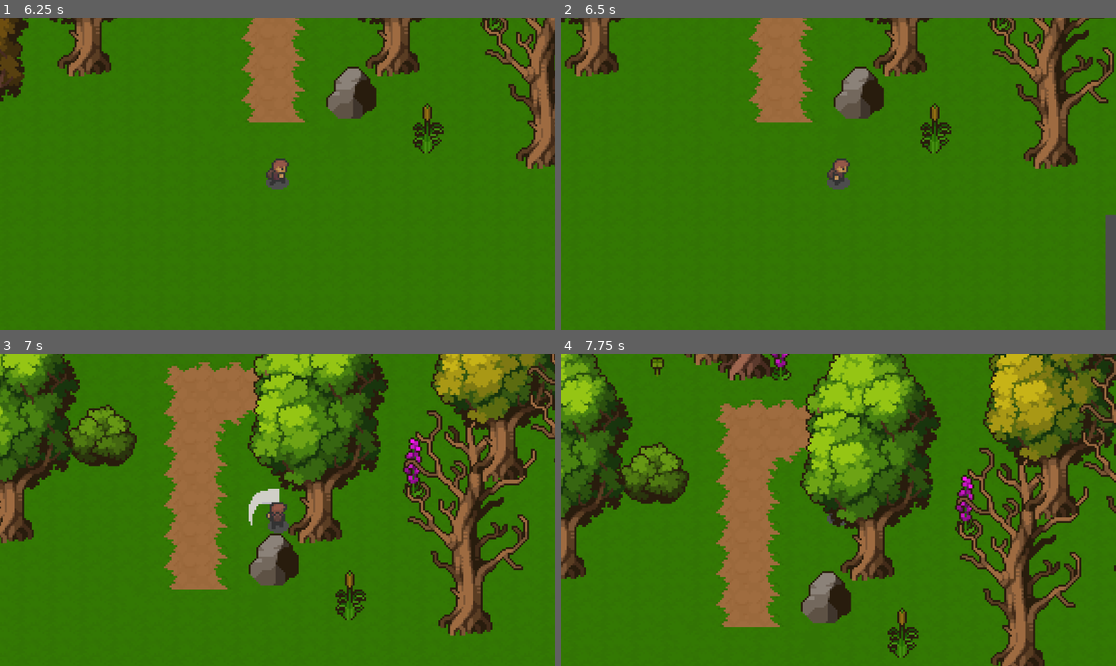
Above: before the commit, frames 1-4 (two rows, left to right).
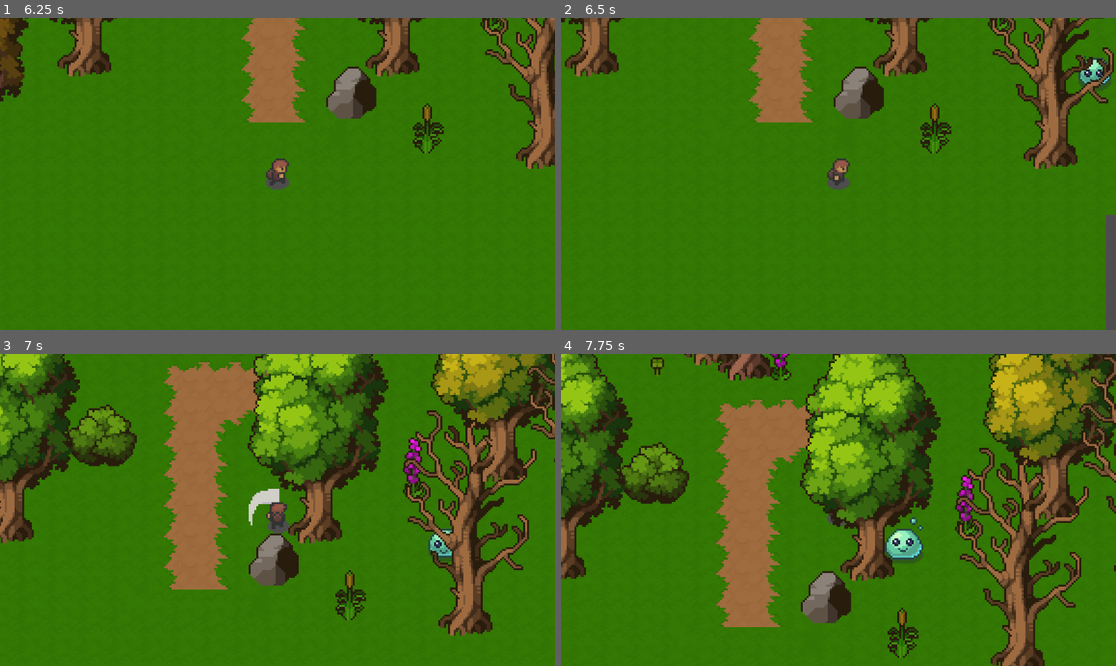
Above: after the commit, the same moments.

Repository: sanket-git-hub/GameX_RetroRemix_ByteKnights
Game: Godot game, scene res://scene/test_map.tscn
The game is run twice, just before and just after one commit, with the same random seed, the same clock (stepped at 60 frames per second) and the same inputs. Before the commit the project has no main scene; this scene is started directly in both runs.
Inputs (mouse positions are in pixels of both pictures, inside the frame that each line leads up to):
- Up to frame 1 (6.25 s): move the mouse to (399, 158) at 0.52 s; hold D (moving_right) 0.53-1.28 s; click (399, 158) at 0.6 s; move the mouse to (166, 189) at 1.27 s; hold S (moving_down) 1.28-2.03 s; click (166, 189) at 1.35 s; move the mouse to (333, 105) at 2.02 s; hold D (moving_right) 2.03-2.78 s; tap Space (dash) at 2.1, 4.35 s; click (333, 105) at 2.3 s; move the mouse to (249, 236) at 2.77 s; hold W (moving_up) 2.78-3.53 s; click (249, 236) at 2.85 s; move the mouse to (444, 220) at 3.52 s; hold A (moving_left) 3.53-5.03 s; click (444, 220) at 3.6 s; move the mouse to (111, 127) at 4.27 s; click (111, 127) at 4.55 s; move the mouse to (305, 174) at 5.02 s; hold S (moving_down) 5.03-5.78 s; click (305, 174) at 5.1 s; move the mouse to (194, 96) at 5.77 s; hold D (moving_right) from 5.78 s (still down); click (194, 96) at 5.85 s
- Up to frame 2 (6.5 s): keep holding D (moving_right)
- Up to frame 3 (7 s): move the mouse to (399, 494) at 6.52 s; release D (moving_right) at 6.53 s; hold W (moving_up) from 6.53 s (still down); tap Space (dash) at 6.6 s; click (399, 494) at 6.8 s
- Up to frame 4 (7.75 s): move the mouse to (727, 525) at 7.27 s; release W (moving_up) at 7.28 s; hold D (moving_right) from 7.28 s (still down); click (727, 525) at 7.35 s

Frame 1 is identical in both runs. In frame 2, 0.3% of the frame differs, in the area x 93-100%, y 12-24%; in frame 3, 0.3%; in frame 4, 0.7%, in the area x 58-66%, y 52-68%.

Commit message:
added slime monster and its animation

Diff:
--- a/project.godot
+++ b/project.godot
@@ -11,6 +11,7 @@
 [application]
 
 config/name="tale of igris"
+run/main_scene="uid://bgw23sucm07o"
 config/features=PackedStringArray("4.6", "Forward Plus")
 config/icon="res://icon.svg"
 
--- a/scene/character_body_2d.tscn
+++ b/scene/character_body_2d.tscn
@@ -628,7 +628,7 @@
 
 [sub_resource type="CapsuleShape2D" id="CapsuleShape2D_cv5x0"]
 
-[node name="player" type="CharacterBody2D" unique_id=1799028444 groups=["player_attack"]]
+[node name="player" type="CharacterBody2D" unique_id=1799028444 groups=["Player", "player_attack"]]
 collision_layer = 8
 collision_mask = 8
 script = ExtResource("1_qug0s")
--- a/scene/slime.tscn
+++ b/scene/slime.tscn
@@ -1,7 +1,119 @@
 [gd_scene format=3 uid="uid://ds6gsmky3tcco"]
 
+[ext_resource type="Script" uid="uid://cl10uxnewp0ia" path="res://scripts/slime.gd" id="1_08lxr"]
+[ext_resource type="Texture2D" uid="uid://bmrp6gcshqcof" path="res://assets/Slime1_Walk_full.png" id="2_p3a6y"]
+
+[sub_resource type="CircleShape2D" id="CircleShape2D_wkhhu"]
+radius = 8.246211
+
+[sub_resource type="AtlasTexture" id="AtlasTexture_q8ldp"]
+atlas = ExtResource("2_p3a6y")
+region = Rect2(0, 0, 64, 64)
+
+[sub_resource type="AtlasTexture" id="AtlasTexture_yn13l"]
+atlas = ExtResource("2_p3a6y")
+region = Rect2(192, 0, 64, 64)
+
+[sub_resource type="AtlasTexture" id="AtlasTexture_pxagv"]
+atlas = ExtResource("2_p3a6y")
+region = Rect2(256, 0, 64, 64)
+
+[sub_resource type="AtlasTexture" id="AtlasTexture_08lxr"]
+atlas = ExtResource("2_p3a6y")
+region = Rect2(0, 0, 64, 64)
+
+[sub_resource type="AtlasTexture" id="AtlasTexture_p3a6y"]
+atlas = ExtResource("2_p3a6y")
+region = Rect2(64, 0, 64, 64)
+
+[sub_resource type="AtlasTexture" id="AtlasTexture_wkhhu"]
+atlas = ExtResource("2_p3a6y")
+region = Rect2(128, 0, 64, 64)
+
+[sub_resource type="AtlasTexture" id="AtlasTexture_oa5pk"]
+atlas = ExtResource("2_p3a6y")
+region = Rect2(192, 0, 64, 64)
+
+[sub_resource type="AtlasTexture" id="AtlasTexture_a0ytv"]
+atlas = ExtResource("2_p3a6y")
+region = Rect2(256, 0, 64, 64)
+
+[sub_resource type="AtlasTexture" id="AtlasTexture_mpwno"]
+atlas = ExtResource("2_p3a6y")
+region = Rect2(320, 0, 64, 64)
+
+[sub_resource type="AtlasTexture" id="AtlasTexture_idadn"]
+atlas = ExtResource("2_p3a6y")
+region = Rect2(384, 0, 64, 64)
+
+[sub_resource type="AtlasTexture" id="AtlasTexture_yudlo"]
+atlas = ExtResource("2_p3a6y")
+region = Rect2(448, 0, 64, 64)
+
+[sub_resource type="SpriteFrames" id="SpriteFrames_oa5pk"]
+animations = [{
+"frames": [{
+"duration": 1.0,
+"texture": SubResource("AtlasTexture_q8ldp")
+}, {
+"duration": 1.0,
+"texture": SubResource("AtlasTexture_yn13l")
+}, {
+"duration": 1.0,
+"texture": SubResource("AtlasTexture_pxagv")
+}],
+"loop": true,
+"name": &"idle",
+"speed": 6.0
+}, {
+"frames": [{
+"duration": 1.0,
+"texture": SubResource("AtlasTexture_08lxr")
+}, {
+"duration": 1.0,
+"texture": SubResource("AtlasTexture_p3a6y")
+}, {
+"duration": 1.0,
+"texture": SubResource("AtlasTexture_wkhhu")
+}, {
+"duration": 1.0,
+"texture": SubResource("AtlasTexture_oa5pk")
+}, {
+"duration": 1.0,
+"texture": SubResource("AtlasTexture_a0ytv")
+}, {
+"duration": 1.0,
+"texture": SubResource("AtlasTexture_mpwno")
+}, {
+"duration": 1.0,
+"texture": SubResource("AtlasTexture_idadn")
+}, {
+"duration": 1.0,
+"texture": SubResource("AtlasTexture_yudlo")
+}],
+"loop": true,
+"name": &"jump",
+"speed": 12.0
+}]
+
+[sub_resource type="CircleShape2D" id="CircleShape2D_08lxr"]
+radius = 6.0827627
+
 [node name="CharacterBody2D" type="CharacterBody2D" unique_id=1688936202]
+script = ExtResource("1_08lxr")
 
-[node name="CollisionShape2D" type="CollisionShape2D" parent="." unique_id=1878316489]
+[node name="hurtbox" type="CollisionShape2D" parent="." unique_id=1878316489]
+shape = SubResource("CircleShape2D_wkhhu")
 
 [node name="AnimatedSprite2D" type="AnimatedSprite2D" parent="." unique_id=2108148933]
+sprite_frames = SubResource("SpriteFrames_oa5pk")
+animation = &"jump"
+frame_progress = 0.24382462
+
+[node name="attack_timer" type="Timer" parent="." unique_id=761396155]
+autostart = true
+
+[node name="AttackArea" type="Area2D" parent="." unique_id=1233703411]
+
+[node name="CollisionShape2D" type="CollisionShape2D" parent="AttackArea" unique_id=163229905]
+shape = SubResource("CircleShape2D_08lxr")
--- a/scene/test_map.tscn
+++ b/scene/test_map.tscn
@@ -6,6 +6,7 @@
 [ext_resource type="Texture2D" uid="uid://c4ie3g5c5gqyq" path="res://map/Vegetation.png" id="4_7l83b"]
 [ext_resource type="Texture2D" uid="uid://dk24e05vd4rk1" path="res://map/Rocks.png" id="5_r885g"]
 [ext_resource type="PackedScene" uid="uid://coxxd0ihvfnxa" path="res://scene/character_body_2d.tscn" id="6_4io6j"]
+[ext_resource type="PackedScene" uid="uid://ds6gsmky3tcco" path="res://scene/slime.tscn" id="7_h4pk7"]
 
 [sub_resource type="TileSetAtlasSource" id="TileSetAtlasSource_4wuf8"]
 texture = ExtResource("1_1tyyu")
@@ -1879,7 +1880,11 @@
 [sub_resource type="TileSet" id="TileSet_gqtbx"]
 sources/0 = SubResource("TileSetAtlasSource_ssfg1")
 
-[node name="TestMap" type="Node2D" unique_id=252074772]
+[sub_resource type="RectangleShape2D" id="RectangleShape2D_h4pk7"]
+size = Vector2(20, 221)
+
+[node name="rout_right" type="Node2D" unique_id=252074772]
+position = Vector2(1, -5)
 
 [node name="water" type="TileMapLayer" parent="." unique_id=543586794]
 tile_set = SubResource("TileSet_s02eq")
@@ -1917,3 +1922,10 @@
 position = Vector2(-13, -18)
 collision_layer = 2
 collision_mask = 2
+
+[node name="Slime" parent="." unique_id=1688936202 instance=ExtResource("7_h4pk7")]
+position = Vector2(595, -132)
+
+[node name="CollisionShape2D" type="CollisionShape2D" parent="." unique_id=333805593]
+position = Vector2(575, -184)
+shape = SubResource("RectangleShape2D_h4pk7")
--- /dev/null
+++ b/scripts/slime.gd
@@ -0,0 +1,91 @@
+extends CharacterBody2D
+
+@export var speed: int = 70      # Movement speed of the slime
+@export var damage: int = 10      # Damage dealt by the slime
+@export var attack_delay: float = 1.0  # Time between attacks in seconds
+@export var attack_range: float = 5.0  # Range at which the slime can attack
+
+var player = null  # Reference to the player
+var can_attack = true  # Controls whether the slime can attack
+
+@onready var attack_timer = Timer.new()
+@onready var sprite: AnimatedSprite2D = $AnimatedSprite2D  # Reference to the sprite node
+@onready var attack_area: Area2D = $AttackArea  # Reference to the AttackArea node (Area2D)
+
+func _ready():
+	add_child(attack_timer)
+	attack_timer.wait_time = attack_delay
+	attack_timer.one_shot = true
+	attack_timer.timeout.connect(Callable(self, "_on_attack_timer_timeout"))  # Correct connect()
+
+	# Ensure player is found in the "Player" group
+	var players = get_tree().get_nodes_in_group("Player")
+	if players.size() > 0:
+		player = players[0]
+
+	# Set initial animation
+	if sprite:
+		sprite.play("idle")  # Play idle animation by default
+
+	# Connect the signal for collision detection from the attack Area2D
+	if attack_area:
+		attack_area.connect("body_entered", Callable(self, "_on_attack_area_entered"))  # Correct connection
+	else:
+		print("Error: AttackArea node not found!")
+
+	# Connect animation finished signal once during initialization
+	if sprite:
+		sprite.connect("animation_finished", Callable(self, "_on_attack_animation_finished"))  # Correct connection
+
+# Slime movement and animation handling
+func _physics_process(_delta):
+	if player and is_instance_valid(player):
+		var direction = (player.global_position - global_position).normalized()
+
+		# Check the distance to the player and stop when too close
+		var distance_to_player = global_position.distance_to(player.global_position)
+
+		# If too close, stop the movement or slow it down
+		if distance_to_player > attack_range:
+			velocity = direction * speed
+		else:
+			velocity = Vector2.ZERO  # Stop moving if the slime is within attack range
+
+		move_and_slide()
+
+		# Update the animation based on whether the slime is attacking or idle
+		if sprite:
+			if not can_attack:
+				sprite.play("attack")  # Attack animation is played while attacking
+			else:
+				sprite.play("idle")  # Idle animation when not attacking
+
+# This function is triggered when the player enters the attack area
+func _on_attack_area_entered(body):
+	print("Player entered attack area")  # Debugging
+	if body.is_in_group("Player") and can_attack:
+		# Trigger attack animation first, then apply damage
+		if sprite:
+			sprite.play("attack")
+			print("Attack animation started")  # Debugging
+		can_attack = false  # Prevent further attacks until the timer expires
+		attack_timer.start()  # Start the attack cooldown timer
+
+# After the attack animation finishes, damage is applied
+func _on_attack_animation_finished(anim_name):
+	print("Animation finished: ", anim_name)  # Debugging
+	if anim_name == "attack":
+		# Only apply damage after the attack animation has finished
+		if player and player.is_instance_valid():
+			player.take_damage(damage, (player.global_position - global_position).normalized())  # Apply damage to player
+			print("Damage applied to player")  # Debugging
+
+		# Reset attack animation logic
+		sprite.play("idle")
+
+# Timer handling to allow the slime to attack again after a delay
+func _on_attack_timer_timeout():
+	print("Attack timer finished")  # Debugging
+	can_attack = true  # Reactivate attacking after the attack delay
+	if sprite:
+		sprite.play("idle")  # Return to idle animation after attack delay
Renamed: assets/Tiled_files/Tiled_files/Slime1_Walk_full.png -> assets/Slime1_Walk_full.png
Not shown, changed: assets/Slime1_Walk_full.png.import
Not shown, added: scripts/slime.gd.uid
